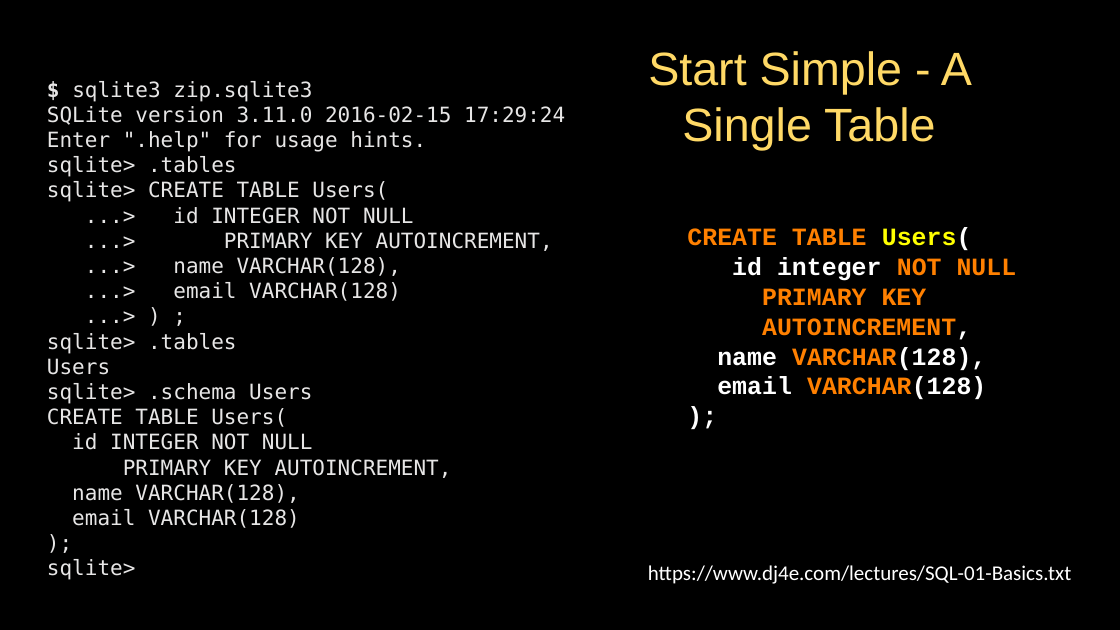
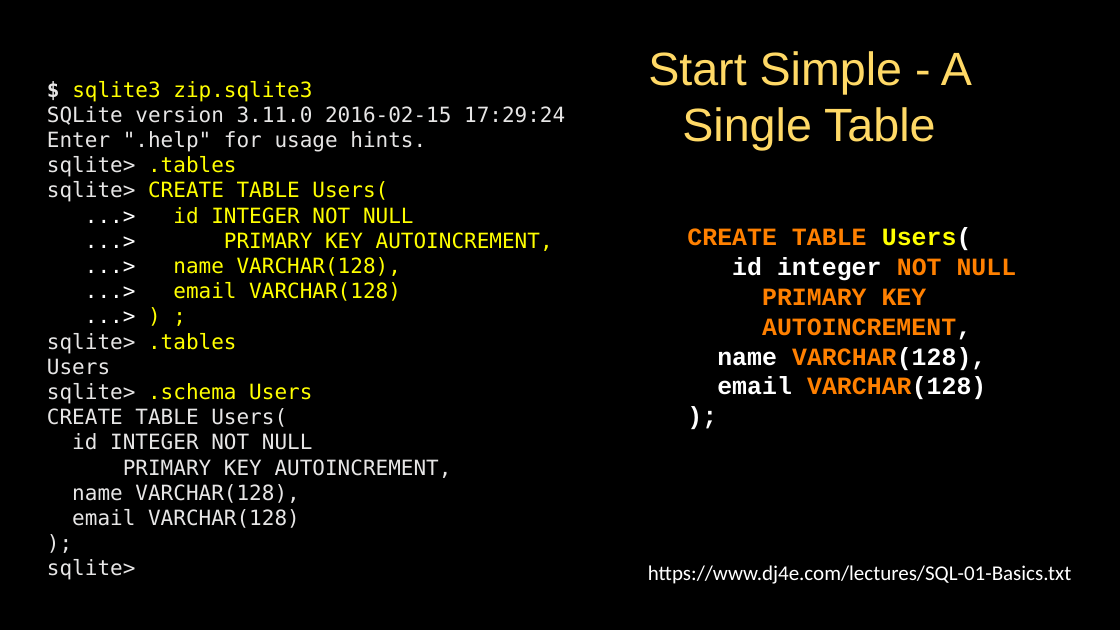
Before and after one commit to csev/dj4e, a slide deck: slide 11 of lectures/SQL-01-Basics.pptx. Drawn at 1120x630 pixels with LibreOffice and Linux fonts; fonts in the diff are those of the drawing. Boxes give left, top, right and bottom in pixels: in the first picture for what was removed or moved away, otherwise in the second. Text is boxed around its words. In the diff, an @@ line names an element or a change of style, - is before the commit and + after.

```diff
--- a/lectures/SQL-01-Basics.pptx
+++ b/lectures/SQL-01-Basics.pptx
@@ text at (47, 81, 553, 404): text colour #E7E6E6 to #FFFF00 in "sqlite3 zip.sqlite3", ".tables", "CREATE TABLE Users(", "id INTEGER NOT NULL" and 6 more places; text colour #E7E6E6 to #FFFFFF in "...>", "...>", "...>", "...>" and 1 more places @@
```
Also in this commit, not shown: 1 other slide changed, 1 slide added, 3 other files.
